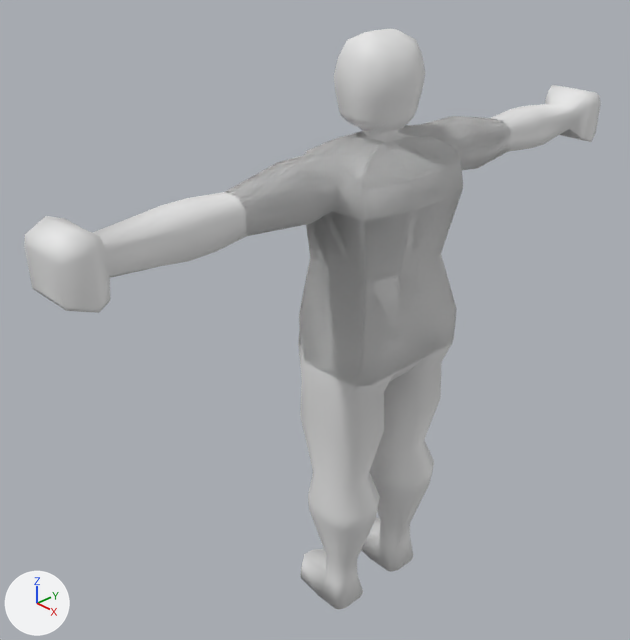
Before and after pictures for a commit that changed the Blender file CST 323 Character Design/Cutting Up Chaos/player characters/Nai/v2/Nai.blend.
Camera for both pictures: a 50 mm camera at (4.66, -5.1, 3.56) aimed at (-0.4, -0.36, 0.03). The axes (+X, +Y, +Z) are drawn at lower left. The lights are the same throughout.

In view in the first picture: 'Cube.006', 'Nai'.
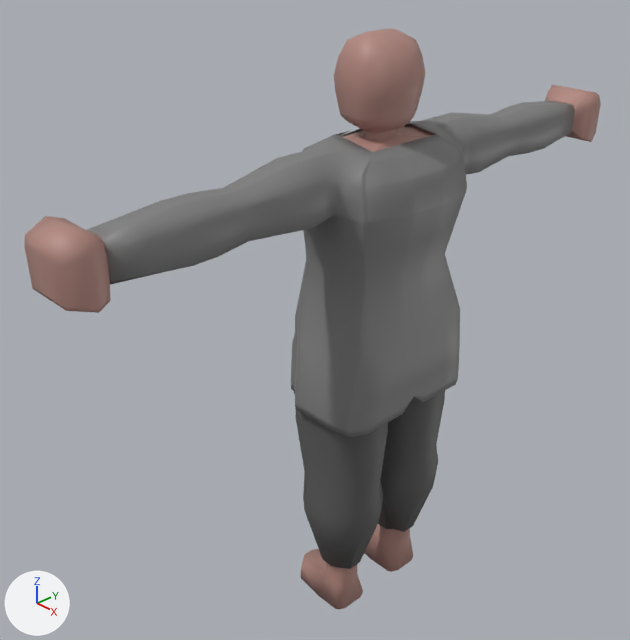
The change, as a list of edits to the scene's bpy script:
```text
Add mat_skin:
    mat_skin = principled_material('skin')
    mat_skin.base_color = (0.455, 0.25, 0.216)  # pink #b48980
Add mat_pants:
    mat_pants = principled_material('Pants')
    mat_pants.base_color = (0.103, 0.103, 0.103)  # dark grey #5a5a5a
Add mat_shirt1:
    mat_shirt1 = principled_material('Shirt1')
    mat_shirt1.base_color = (0.208, 0.208, 0.208)  # grey #7e7e7e
Change me_cube_006:
    where me_cube_006.from_pydata(...)  # 908 vertices, 906 faces; spans x -1.45..1.38, y -5.74..5.74, z -6.29..4.12
    add me_cube_006.materials.append(mat_skin)  # pink #b48980
Change me_cube_009:
    used by ob_cube_006; location = (0.04, -0.05, 0.4); scale = (0.368, 0.514, 0.514)
    remove me_cube_009.from_pydata(...)  # 322 vertices, 283 faces; spans x -1.45..1.38, y -2.97..2.97, z -1.08..2.58
    add me_cube_009.from_pydata(...)  # 354 vertices, 315 faces; spans x -1.52..1.51, y -2.98..2.98, z -1.91..2.64
    me_cube_009 part 1: 322 vertices removed from x -1.45..1.38, y -2.97..2.97, z -1.08..2.58; 354 vertices added at x -1.52..1.51, y -2.98..2.98, z -1.91..2.64
Add me_cube_011:
    me_cube_011.from_pydata(...)  # 237 vertices, 208 faces; spans x -1.33..1.33, y -1.39..1.39, z -5.33..-0.46
    me_cube_011.polygons.foreach_set('use_smooth', [True] * 208)
    me_cube_011.materials.append(mat_pants)  # dark grey #5a5a5a
Add me_cube_010:
    me_cube_010.from_pydata(...)  # 416 vertices, 374 faces; spans x -1.52..1.45, y -5.05..5.05, z -1.94..2.64
    me_cube_010.polygons.foreach_set('use_smooth', [True] * 374)
    me_cube_010.materials.append(mat_shirt1)  # grey #7e7e7e
Change ob_cube_006:
    add ob_cube_006.hide_set(True)  # its collection is switched off
Add ob_pants:
    ob_pants = bpy.data.objects.new('Pants', me_cube_011)
    ob_pants.location = (0.04, -0.05, 0.4)
    ob_pants.scale = (0.368, 0.514, 0.514)
    _m = ob_pants.modifiers.new('Solidify', 'SOLIDIFY')
    _m.thickness = 0.02
Add ob_shirt_1:
    ob_shirt_1 = bpy.data.objects.new('Shirt_1', me_cube_010)
    ob_shirt_1.location = (0.04, -0.05, 0.39)
    ob_shirt_1.scale = (0.368, 0.514, 0.514)
    _m = ob_shirt_1.modifiers.new('Solidify', 'SOLIDIFY')
    _m.use_even_offset = True
    _m = ob_shirt_1.modifiers.new('Subdivision', 'SUBSURF')
    _m.subdivision_type = 'SIMPLE'
    _m.render_levels = 0
```

Boxes [x1, y1, x2, y2] around the edits, measured in the pictures (630 x 640 px):
'Nai', recoloured
    both: [24, 29, 601, 610]
'Shirt_1', added
    after: [87, 101, 575, 437]
'Pants', added
    after: [296, 391, 445, 569]
'Cube.006', hidden
    before: [363, 190, 368, 219]
